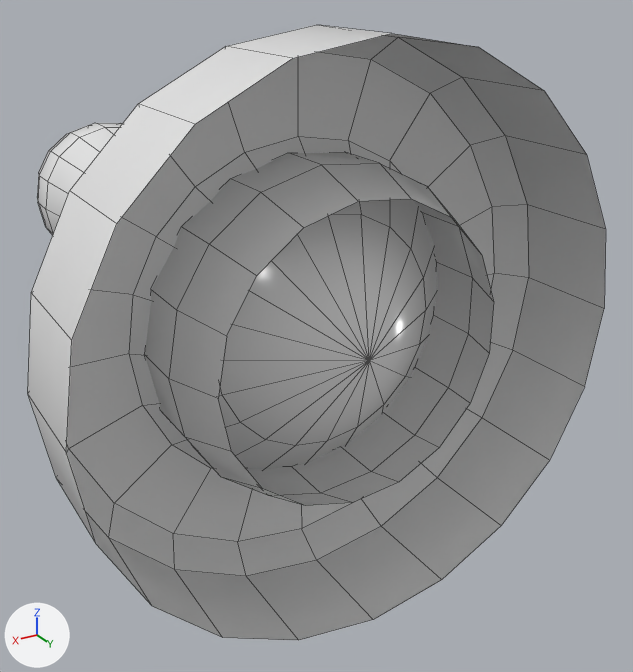
One commit to the FBX model Victor/SM_controlroom_switch.fbx: the scene before it, then after it.
The view is the same before and after, from a camera (50 mm lens) standing at (0.0552, 0.0771, 0.0447) and looking at (-0.0131, -0.0368, -0.0123). The axes (+X, +Y, +Z) are drawn at lower left. The lights are the same throughout. Mesh edges are drawn as thin lines. Where no turn or scale is listed for an object, it has been applied to the vertices.

Names of what the first picture shows: 'holder', 'switch2'.
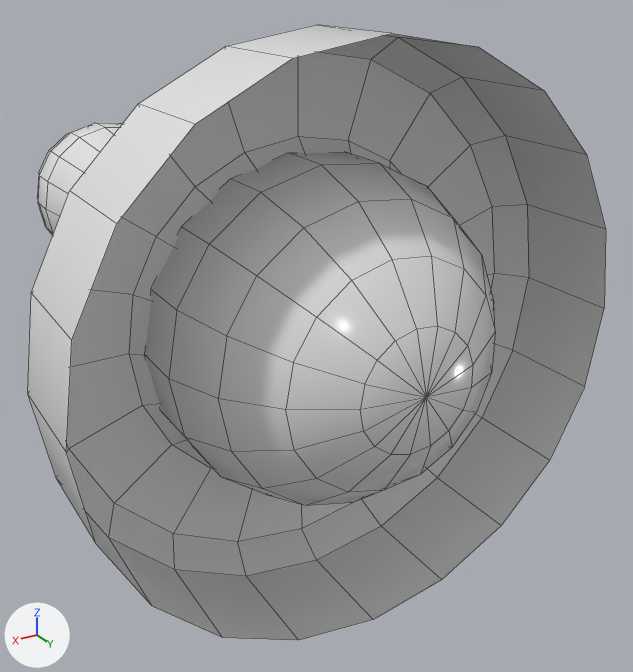
The newer file is also turned or shifted as a whole; pictures and numbers use the older file's frame.

Location of each change, [x1, y1, x2, y2] in pixels of the pictures (633 x 672 px):
'switch2', reshaped: before [37, 123, 494, 506]; after [37, 123, 495, 506]
part 1 of me_mesh, added: after [218, 199, 495, 506]

The change in detail:
me_mesh is used by ob_switch2; location (0.0, -0.0143, 0.0).
me_mesh had 188 vertices, 187 faces and spanned x -0.0223..0.0227, y -0.0961..0.0115, z -0.0226..0.0226.
me_mesh now has 223 vertices, 238 faces and spans x -0.0223..0.0227, y -0.0961..0.0231, z -0.0226..0.0226.
Part 1, on me_mesh:
35 vertices are added at x -0.0146..0.0148, y 0.0177..0.0231, z -0.0148..0.0148.
51 new faces join them.
